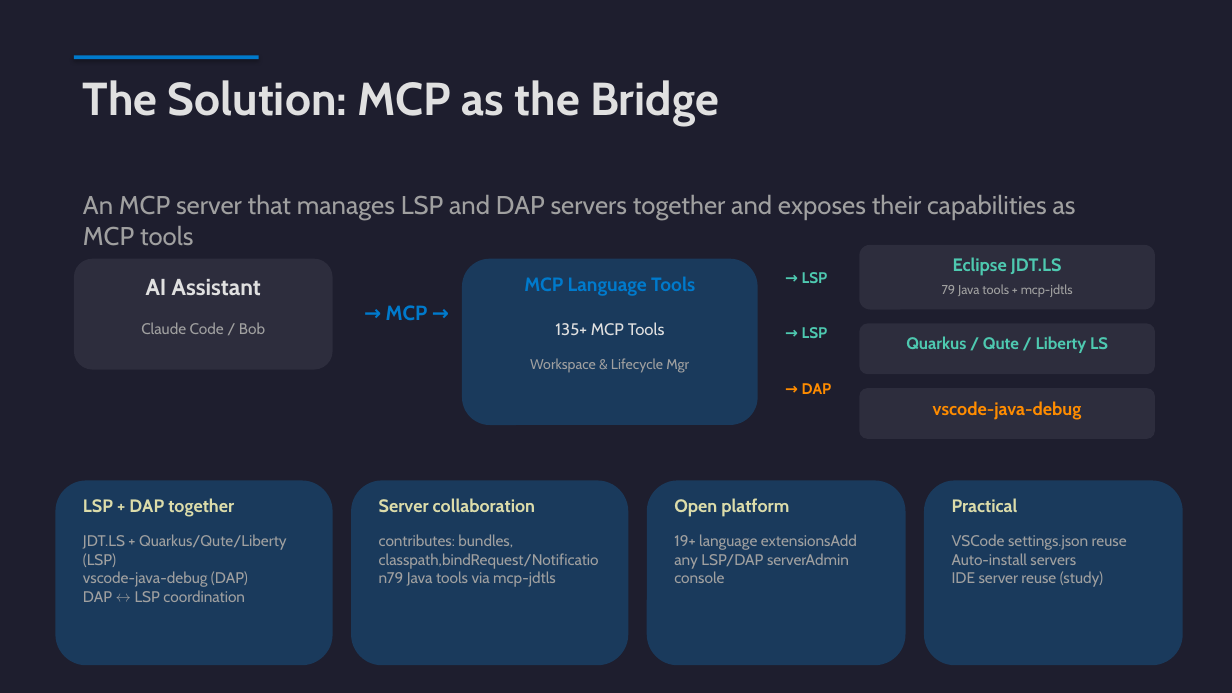
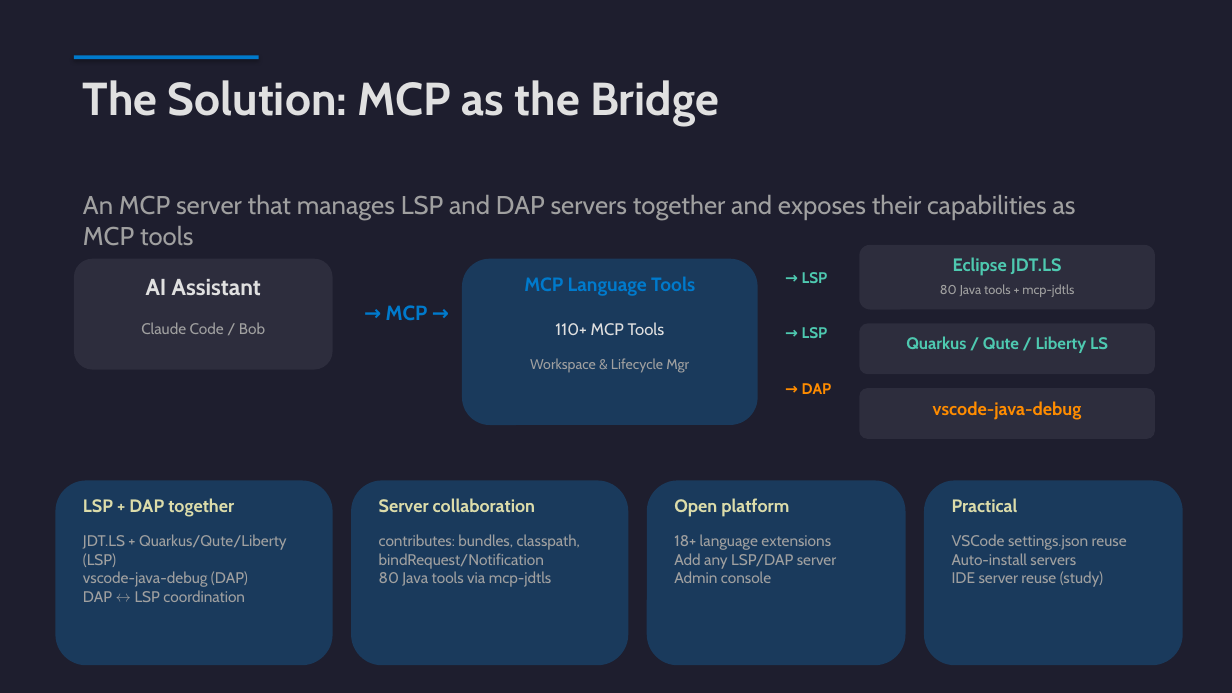
Before and after one commit to angelozerr/mcp-ade, a slide deck: slide 4 of presentation/MCP_LanguageTools.pptx. Drawn at 1232x693 pixels with LibreOffice and Linux fonts; fonts in the diff are those of the drawing. Boxes give left, top, right and bottom in pixels: in the first picture for what was removed or moved away, otherwise in the second. Text is boxed around its words. In the diff, an @@ line names an element or a change of style, - is before the commit and + after.

```diff
--- a/presentation/MCP_LanguageTools.pptx
+++ b/presentation/MCP_LanguageTools.pptx
@@ text at (x1=940, y1=284, x2=1074, y2=297): text changed @@
-79 Java tools + mcp-jdtls
+80 Java tools + mcp-jdtls
@@ text at (x1=555, y1=322, x2=665, y2=335): text changed @@
-135+ MCP Tools
+110+ MCP Tools
@@ text at (x1=379, y1=534, x2=580, y2=587): text changed @@
-contributes: bundles, classpath,bindRequest/Notification79 Java tools via mcp-jdtls
+contributes: bundles, classpath,
+bindRequest/Notification
+80 Java tools via mcp-jdtls
@@ text at (x1=674, y1=534, x2=836, y2=583): text changed @@
-19+ language extensionsAdd any LSP/DAP serverAdmin console
+18+ language extensions
+Add any LSP/DAP server
+Admin console
```
Also in this commit, not shown: 6 other slides changed, 1 slide added, 39 other files.
